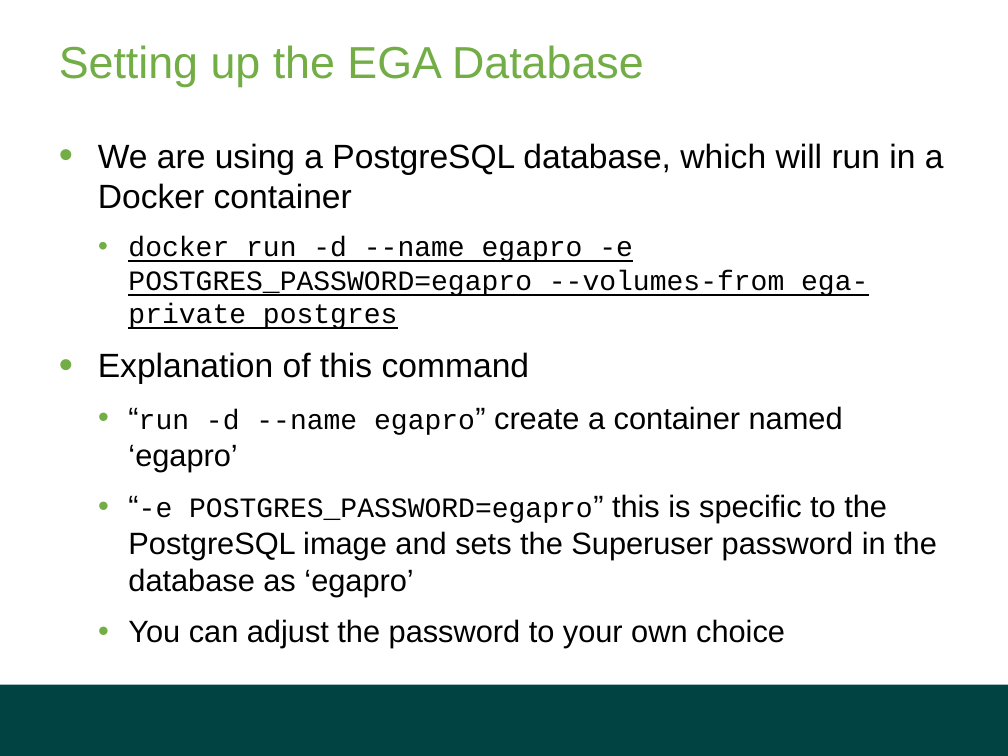
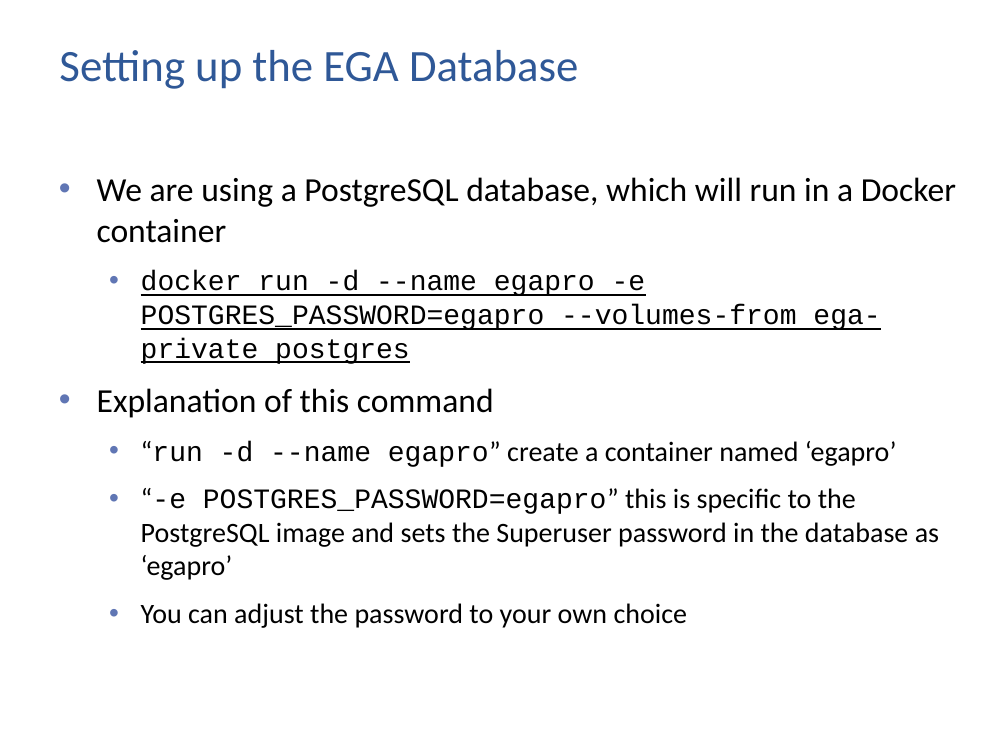
Before and after one commit to elixir-europe/human-data-local-ega, a slide deck: slide 18 of Local EGA Setup.pptx. Drawn at 1008x756 pixels with LibreOffice and Linux fonts; fonts in the diff are those of the drawing; background and template pictures are left out. Boxes give left, top, right and bottom in pixels: in the first picture for what was removed or moved away, otherwise in the second. Text is boxed around its words. In the diff, an @@ line names an element or a change of style, - is before the commit and + after.

```diff
--- a/Local EGA Setup.pptx
+++ b/Local EGA Setup.pptx
@@ title "Setting up the EGA Database" at (59, 50, 578, 89): font Arial to Calibri, text colour #72AD46 to #2F5897 @@
@@ text "We are using a PostgreSQL ...": place and size @@
-text "We are using a PostgreSQL ..." at (98, 143, 944, 648)
+text "We are using a PostgreSQL ..." at (97, 177, 956, 628)
@@ text "We are using a PostgreSQL ..." at (97, 177, 956, 628): font Arial to Calibri in "We are using a PostgreSQL database, which ...", "Explanation of this command", "“run egapro” create a container named ‘egapro’", "“-e POSTGRES_PASSWORD=egapro” this is specific to the ..." and 1 more places; size 22 to 20 pt in "“run egapro” create a container named ‘egapro’", "“-e POSTGRES_PASSWORD=egapro” this is specific to the ...", "You can adjust the password to your ..."; indent changed; bullet colour #72AD46 to #6076B4 @@
@@ rectangle removed at (0, 684, 1008, 756) @@
```
Also in this commit, not shown: 48 other slides changed.
